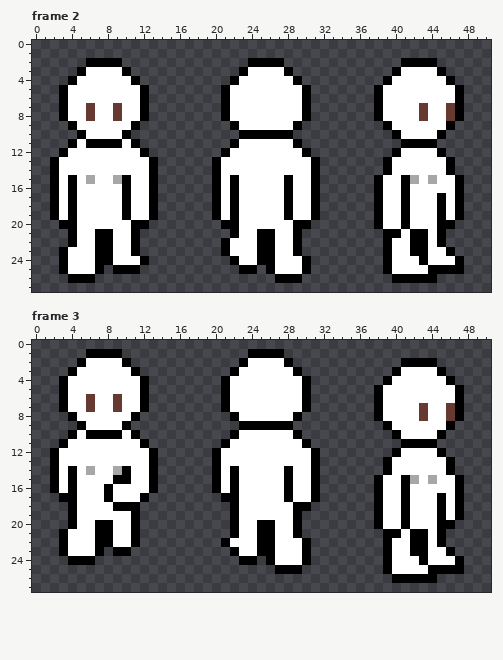
One commit to this pixel-art file: Assets/Sprites/Humanoid.aseprite. This is how it looked before the edit.
51x28 pixels, 8 frames. Shown: frame 2, frame 3. The commit also changed other frames, which this record leaves out.
And afterwards:
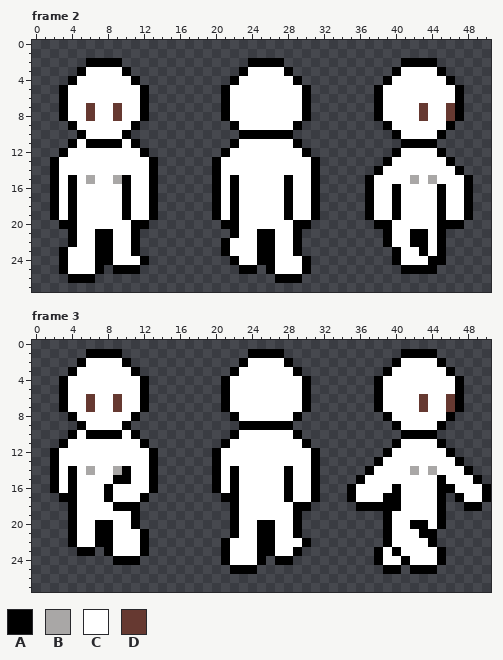
Palette (. is transparent): A #000000  B #a9a7a6  C #ffffff  D #663931
Change:
Frame 2, layers "Torso", "Legs":
Colour A now appears in row 14 at x 38 and 47; in rows 15 to 19 at x 37 and 48; in row 20 at x 47.
The author changed colour C to colour A in row 16 at x 40 and 45; in rows 17 to 19 at x 40; in row 20 at x 39; in row 23 at x 40 and 45; in row 24 at x 40 and 44 to 45; in row 25 at x 41 to 43.
The author changed colour A to colour C in row 14 at x 39 and 46; in rows 15 to 19 at x 38, 41 and 47; in row 20 at x 41; in row 21 at x 40; in row 23 at x 42; in row 24 at x 43.
The author cleared colour A in row 23 at x 39 and 46; in row 24 at x 39 and 47; in row 25 at x 39 and 45 to 47; in row 26 at x 40 to 44.
The author cleared colour C in row 24 at x 46; in row 25 at x 40.
Frame 3:
Colour A now appears in row 1 at x 41 to 44; in row 2 at x 40 and 45; in row 3 at x 39 and 46; in row 4 at x 38 and 47; in row 11 at x 40 and 45; in row 12 at x 39 and 46.
Colour A now appears in row 13 at x 38 and 47; in row 14 at x 37 and 48; in row 15 at x 36 and 49; in rows 16 to 17 at x 35 and 50; in row 18 at x 36 to 37 and 48 to 49; in rows 21 to 22 at x 12.
Colour A now appears in row 23 at x 8, 12, 21 and 38; in row 24 at x 9 to 11, 21, 25 and 38; in row 25 at x 22 to 24.
The author changed colour C to colour A in row 8 at x 39; in row 9 at x 40 and 45; in row 10 at x 41 to 44; in row 15 at x 45; in row 16 at x 40 and 45 to 46; in rows 17 to 18 at x 39 to 40.
The author changed colour C to colour A in row 19 at x 39; in row 20 at x 39 and 42 to 43; in rows 21 to 22 at x 4 and 44; in row 23 at x 5 to 6, 29, 40 and 45; in row 24 at x 27 to 28, 41 and 45; in row 25 at x 40 and 42 to 43.
The author changed colour D to colour A in row 8 at x 46.
The author changed colour C to colour B in row 14 at x 42 and 44.
Colour C now appears in row 14 at x 38 and 47; in row 15 at x 37 and 48; in rows 16 to 17 at x 36 to 37 and 48 to 49; in row 23 at x 11; in row 24 at x 22.
The author changed colour A to colour C in row 2 at x 41 to 44; in row 3 at x 40 and 45; in row 4 at x 39 and 46; in row 11 at x 41 to 44; in row 12 at x 40 and 45; in rows 13 to 14 at x 39 and 46.
The author changed colour A to colour C in rows 15 to 16 at x 38, 41 and 47; in row 17 at x 38 and 41; in rows 18 to 20 at x 41; in row 21 at x 11, 40 and 42; in row 22 at x 11 and 42 to 43; in row 23 at x 9 to 10, 22, 39 and 42 to 43.
The author changed colour A to colour C in row 24 at x 23 to 24, 39 and 43.
The author changed colour B to colour C in row 15 at x 42 and 44.
The author changed colour D to colour C in row 8 at x 43.
The author changed colour C to colour D in row 6 at x 43 and 46.
The author cleared colour A in row 8 at x 38 and 47; in row 9 at x 39 and 46; in row 10 at x 40 and 45; in row 18 at x 47; in row 19 at x 38 and 47; in row 20 at x 38 and 46.
The author cleared colour A in rows 21 to 22 at x 3 and 45; in row 23 at x 3, 7, 30 and 46; in row 24 at x 4 to 6, 26, 30 and 47; in row 25 at x 27 to 29 and 45 to 47; in row 26 at x 40 to 44.
The author cleared colour C in rows 17 to 19 at x 46; in row 23 at x 4; in row 24 at x 29 and 46; in row 25 at x 41.
